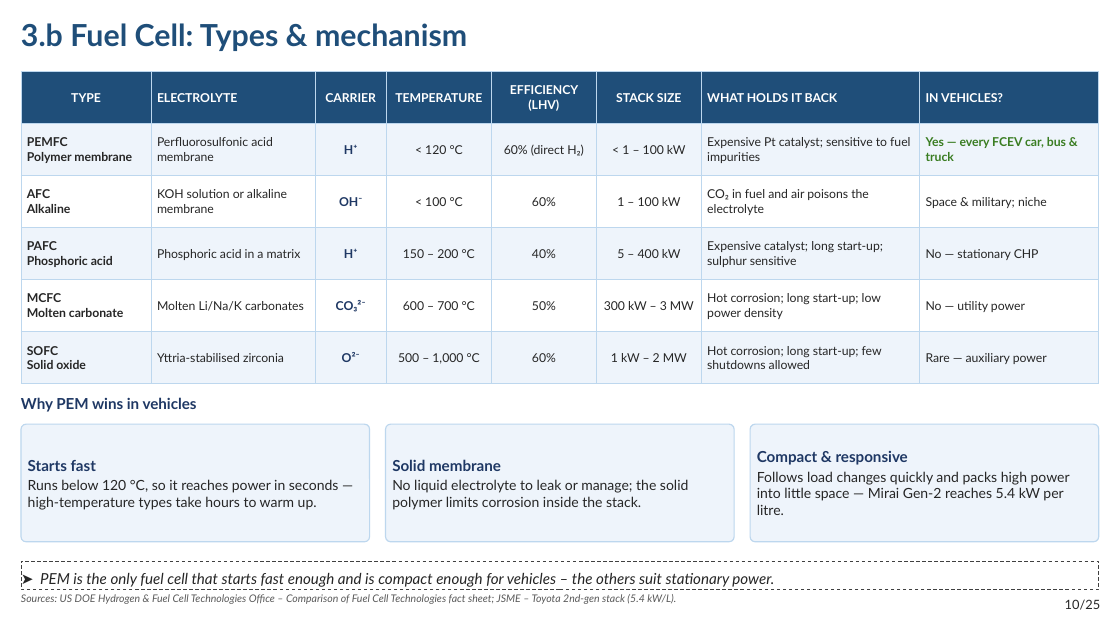
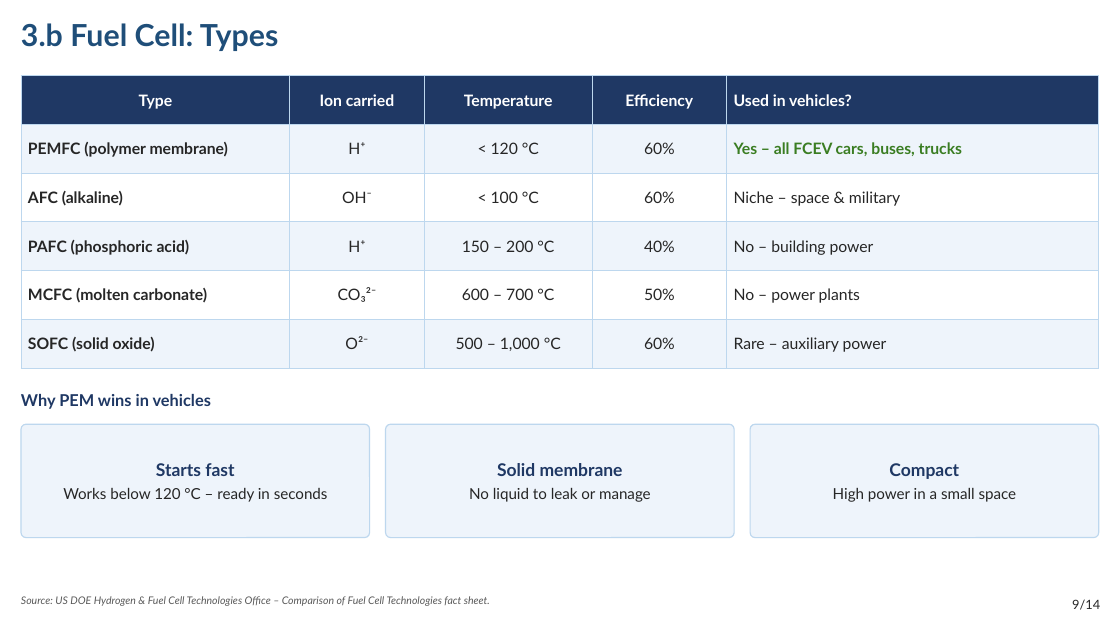
Before and after one commit to Crypto-ashish/hydrogen-car, a slide deck: slide 10 of Hydrogen_Vehicle_Study.pptx (slide 11 before the commit). Drawn at 1120x630 pixels with LibreOffice and Linux fonts; fonts in the diff are those of the drawing. Boxes give left, top, right and bottom in pixels: in the first picture for what was removed or moved away, otherwise in the second. Text is boxed around its words. In the diff, an @@ line names an element or a change of style, - is before the commit and + after.

```diff
--- a/Hydrogen_Vehicle_Study.pptx
+++ b/Hydrogen_Vehicle_Study.pptx
@@ text at (x1=21, y1=23, x2=278, y2=51): text changed @@
-3.b Fuel Cell: Types & mechanism
+3.b Fuel Cell: Types
@@ table at (x1=21, y1=76, x2=1099, y2=356) @@
-column 1: TYPE | PEMFC / Polymer membrane | AFC / Alkaline | PAFC / Phosphoric acid | MCFC / Molten carbonate | SOFC / Solid oxide
-column 2: ELECTROLYTE | Perfluorosulfonic acid membrane | KOH solution or alkaline membrane | Phosphoric acid in a matrix | Molten Li/Na/K carbonates | Yttria-stabilised zirconia
-column 3: CARRIER | H⁺ | OH⁻ | H⁺ | CO₃²⁻ | O²⁻
-column 4: TEMPERATURE | < 120 °C | < 100 °C | 150 – 200 °C | 600 – 700 °C | 500 – 1,000 °C
-column 5: EFFICIENCY (LHV) | 60% (direct H₂) | 60% | 40% | 50% | 60%
-column 6: STACK SIZE | < 1 – 100 kW | 1 – 100 kW | 5 – 400 kW | 300 kW – 3 MW | 1 kW – 2 MW
-column 7: WHAT HOLDS IT BACK | Expensive Pt catalyst; sensitive to fuel impurities | CO₂ in fuel and air poisons the electrolyte | Expensive catalyst; long start-up; sulphur sensitive | Hot corrosion; long start-up; low power density | Hot corrosion; long start-up; few shutdowns allowed
-column 8: IN VEHICLES? | Yes — every FCEV car, bus & truck | Space & military; niche | No — stationary CHP | No — utility power | Rare — auxiliary power
+column 1: Type | PEMFC (polymer membrane) | AFC (alkaline) | PAFC (phosphoric acid) | MCFC (molten carbonate) | SOFC (solid oxide)
+column 2: Ion carried | H⁺ | OH⁻ | H⁺ | CO₃²⁻ | O²⁻
+column 3: Temperature | < 120 °C | < 100 °C | 150 – 200 °C | 600 – 700 °C | 500 – 1,000 °C
+column 4: Efficiency | 60% | 60% | 40% | 50% | 60%
+column 5: Used in vehicles? | Yes – all FCEV cars, buses, trucks | Niche – space & military | No – building power | No – power plants | Rare – auxiliary power
@@ table resized from (x1=21, y1=71, x2=1099, y2=373) to (x1=21, y1=76, x2=1099, y2=356) @@
@@ text "Why PEM wins in vehicles" at (x1=21, y1=394, x2=211, y2=409): size 13 to 14 pt @@
@@ rounded rectangle resized from (x1=21, y1=424, x2=370, y2=542) to (x1=21, y1=424, x2=370, y2=538) @@
@@ rounded rectangle resized from (x1=386, y1=424, x2=734, y2=542) to (x1=386, y1=424, x2=734, y2=538) @@
@@ proportions changed in 3 elements at (x1=21, y1=424, x2=370, y2=538), (x1=386, y1=424, x2=734, y2=538), (x1=750, y1=424, x2=1099, y2=538) @@
@@ rounded rectangle resized from (x1=750, y1=424, x2=1099, y2=542) to (x1=750, y1=424, x2=1099, y2=538) @@
@@ text at (x1=156, y1=463, x2=234, y2=476): size 13 to 15 pt in "Starts fast"; alignment left to centre; more space between paragraphs @@
@@ text at (x1=497, y1=463, x2=623, y2=476): size 13 to 15 pt in "Solid membrane"; alignment left to centre; more space between paragraphs @@
@@ text at (x1=833, y1=463, x2=1017, y2=502): text changed; size 12 to 13 pt @@
-Compact & responsive
-Follows load changes quickly and packs high power into little space — Mirai Gen-2 reaches 5.4 kW per litre.
+Compact
+High power in a small space
@@ text at (x1=63, y1=488, x2=328, y2=502): text changed; size 12 to 13 pt @@
-Runs below 120 °C, so it reaches power in seconds — high-temperature types take hours to warm up.
+Works below 120 °C – ready in seconds
@@ text at (x1=469, y1=488, x2=651, y2=502): text changed; size 12 to 13 pt @@
-No liquid electrolyte to leak or manage; the solid polymer limits corrosion inside the stack.
+No liquid to leak or manage
@@ rectangle removed at (x1=21, y1=561, x2=1099, y2=590) @@
-➤ PEM is the only fuel cell that starts fast enough and is compact enough for vehicles – the others suit stationary power.
@@ text at (x1=21, y1=596, x2=490, y2=606): text changed @@
-Sources: US DOE Hydrogen & Fuel Cell Technologies Office – Comparison of Fuel Cell Technologies fact sheet; JSME – Toyota 2nd-gen stack (5.4 kW/L).
+Source: US DOE Hydrogen & Fuel Cell Technologies Office – Comparison of Fuel Cell Technologies fact sheet.
@@ text at (x1=1072, y1=599, x2=1100, y2=610): text changed @@
-10/25
+9/14
```
Also in this commit, not shown: 12 other slides changed, 1 slide added, 12 slides removed, 1 other file.
